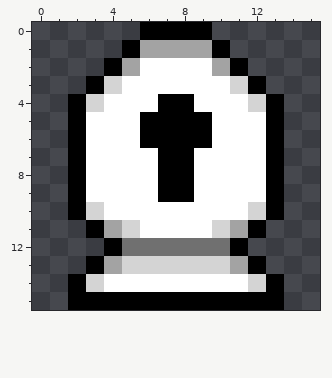
File history of a pixel-art file, arts/pieces/bishop16.ase. Above is the file before it was changed.
16x16 pixels, 1 frame.
New version:
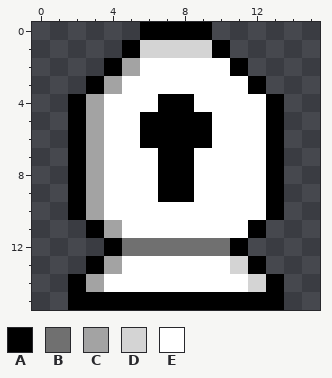
Palette (. is transparent): A #000000  B #707070  C #a3a3a3  D #d4d4d4  E #ffffff
Change:
Colour C replaces colour D in row 3 at x 4; in row 4 at x 3; in row 10 at x 3; in row 14 at x 3.
Colour C replaces colour E in rows 5 to 9 at x 3.
Colour D replaces colour C in row 1 at x 6 to 9; in row 13 at x 11.
Colour E replaces colour C in row 2 at x 10; in row 11 at x 11.
Colour E replaces colour D in row 3 at x 11; in row 4 at x 12; in row 10 at x 12; in row 11 at x 5 and 10; in row 13 at x 5 to 10.
